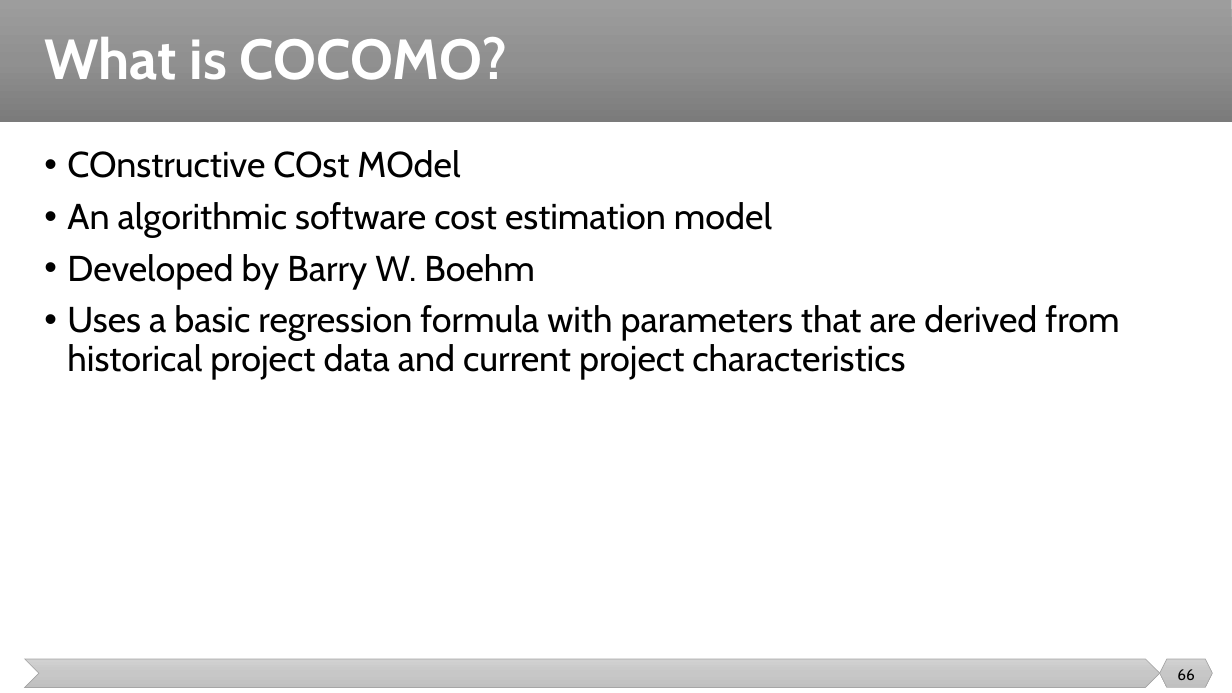
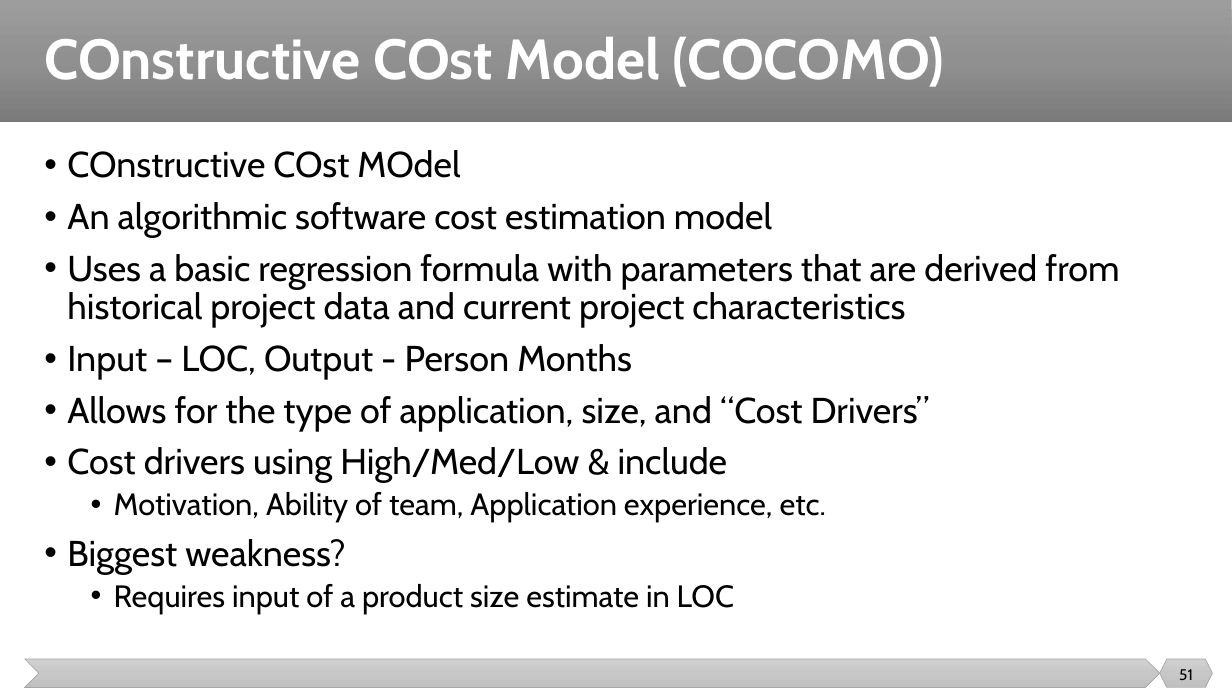
Before and after one commit to malenezi/malenezi, a slide deck: slide 51 of SE423/Lectures/6-Estimation/Estimation.pptx (slide 66 before the commit). Drawn at 1232x693 pixels with LibreOffice and Linux fonts; fonts in the diff are those of the drawing. Boxes give left, top, right and bottom in pixels: in the first picture for what was removed or moved away, otherwise in the second. Text is boxed around its words. In the diff, an @@ line names an element or a change of style, - is before the commit and + after.

```diff
--- a/SE423/Lectures/6-Estimation/Estimation.pptx
+++ b/SE423/Lectures/6-Estimation/Estimation.pptx
@@ title at (44, 37, 944, 87): text changed @@
-What is COCOMO?
+COnstructive COst Model (COCOMO)
@@ text at (67, 254, 535, 289): paragraph removed @@
-• Developed by Barry W. Boehm
@@ text at (67, 344, 930, 613): paragraphs added @@
+• Input – LOC, Output - Person Months
+• Allows for the type of application, size, and “Cost Drivers”
+• Cost drivers using High/Med/Low & include
+  • Motivation, Ability of team, Application experience, etc.
+• Biggest weakness?
+  • Requires input of a product size estimate in LOC
@@ page number at (1179, 669, 1193, 680): text changed @@
-66
+51
```
Also in this commit, not shown: 30 other slides changed, 2 slides added, 8 slides removed, 12 other files.
